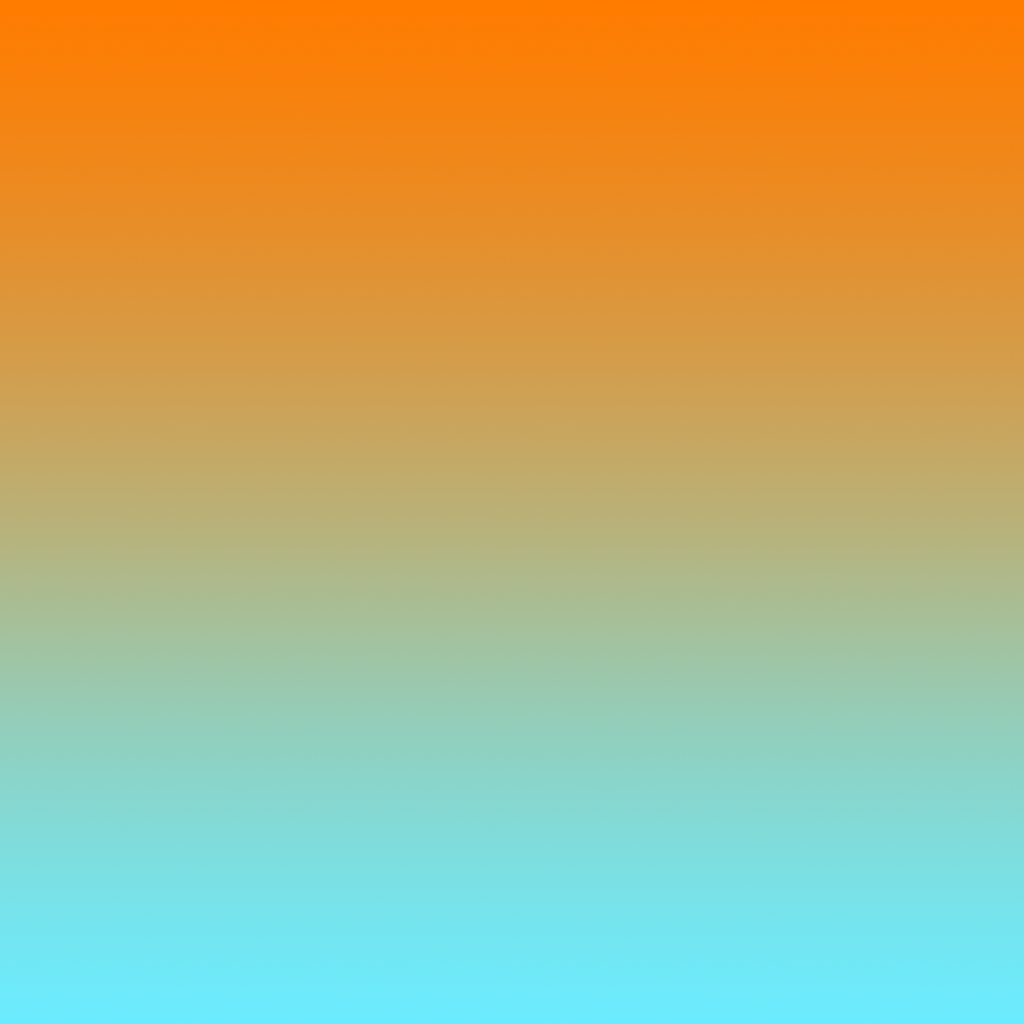
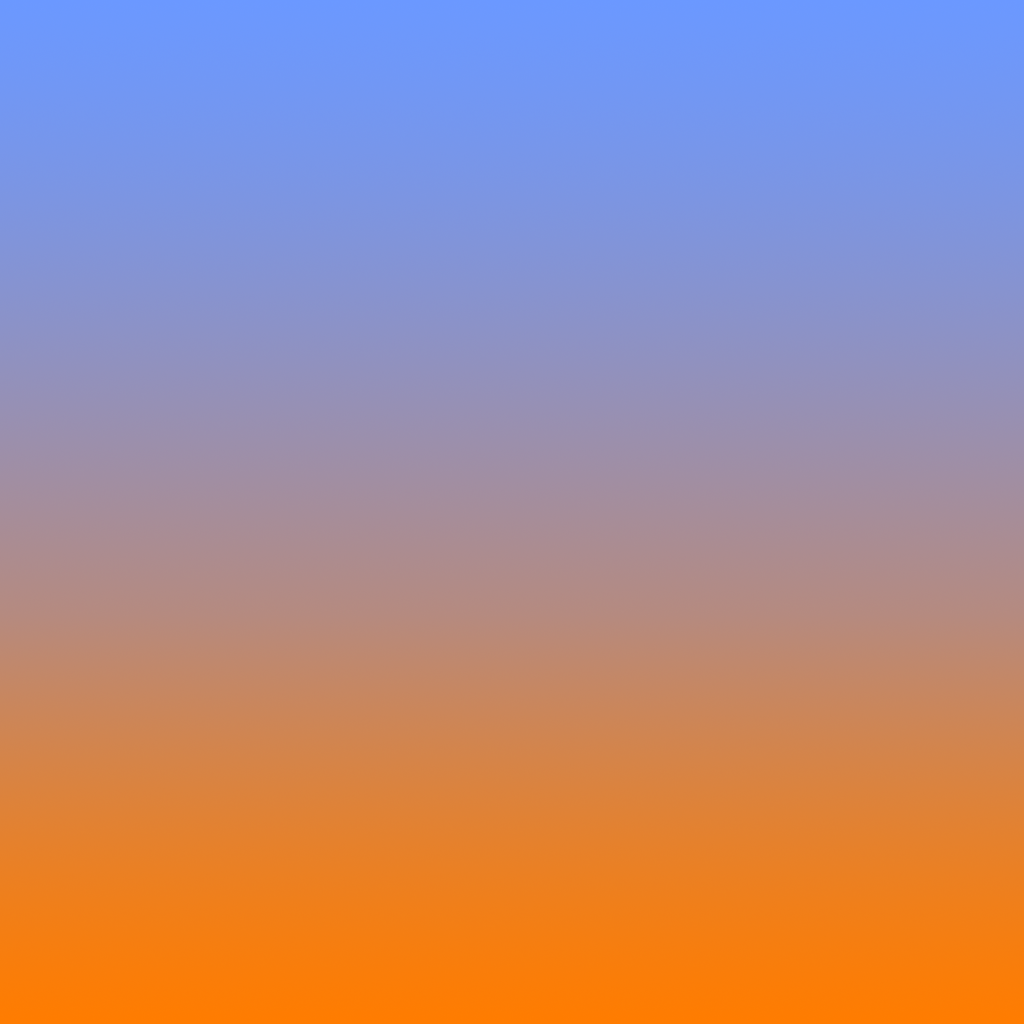
Layer changes from the first 1024×1024 image to the second:
painted on "BG Gradient" over [left=0, top=0, right=1024, bottom=1024]
hid "Background" over [left=0, top=0, right=1024, bottom=1024]
